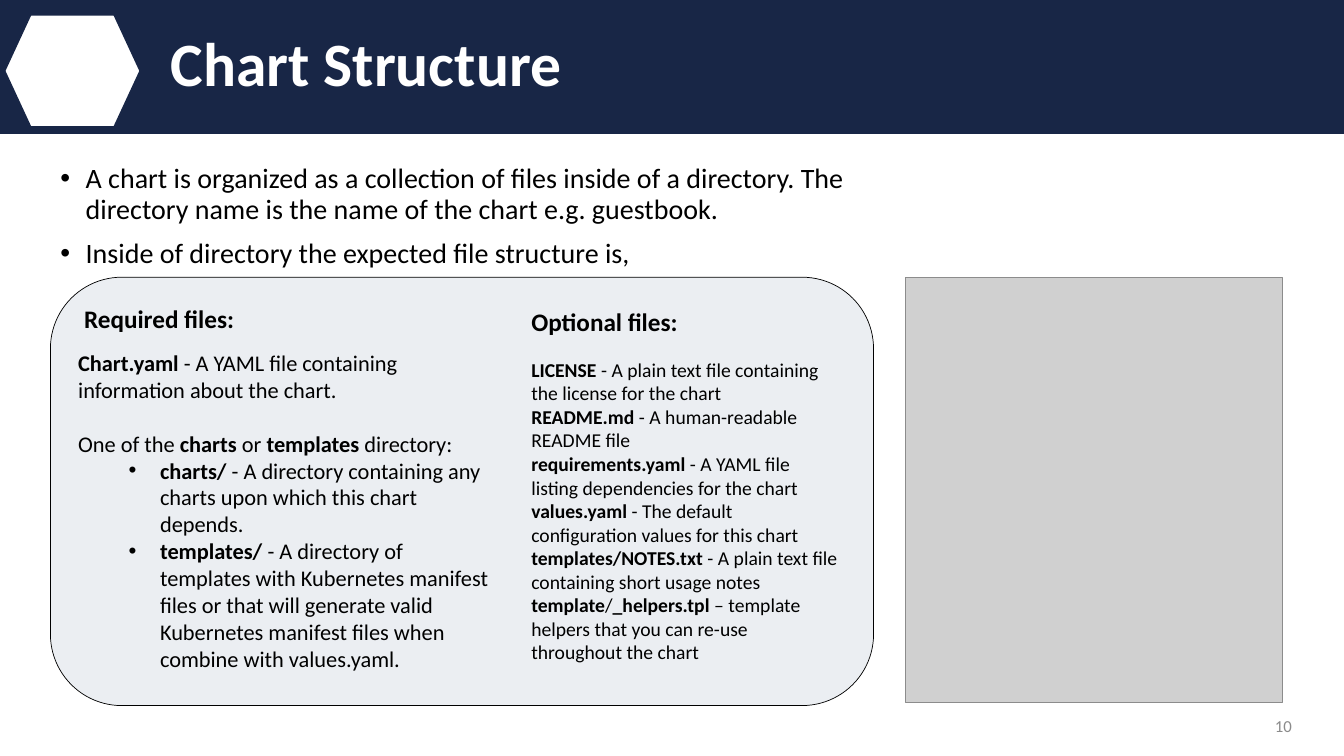
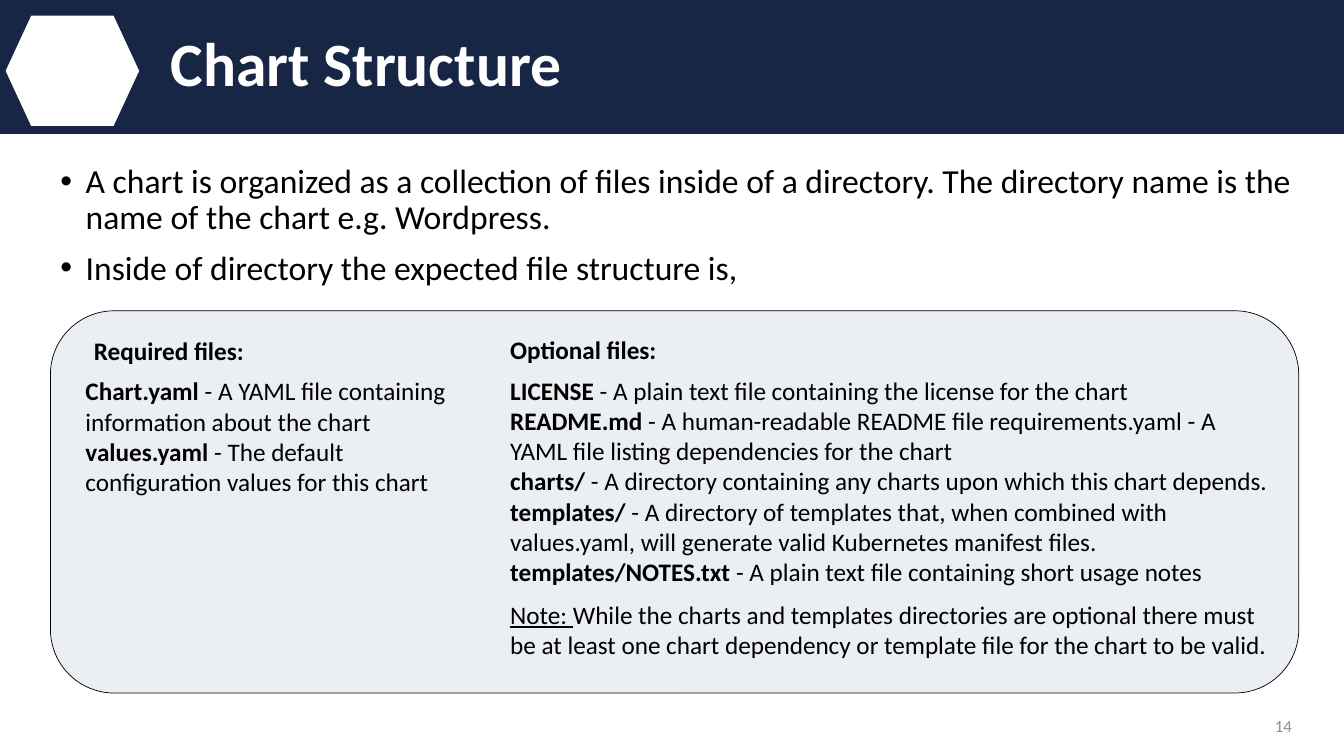
Before and after one commit to IBM/helm101, a slide deck: slide 14 of presentation/Helm.pptx (slide 10 before the commit). Drawn at 1344x756 pixels with LibreOffice and Linux fonts; fonts in the diff are those of the drawing; grey boxes stand for pictures; background and template pictures are left out. Boxes give left, top, right and bottom in pixels: in the first picture for what was removed or moved away, otherwise in the second. Text is boxed around its words. In the diff, an @@ line names an element or a change of style, - is before the commit and + after.

```diff
--- a/presentation/Helm.pptx
+++ b/presentation/Helm.pptx
@@ text at [86, 169, 1291, 235]: text changed; size 20 to 24 pt @@
-• A chart is organized as a collection of files inside of a directory. The directory name is the name of the chart e.g. guestbook.
+• A chart is organized as a collection of files inside of a directory. The directory name is the name of the chart e.g. Wordpress.
@@ text at [86, 256, 737, 286]: size 20 to 24 pt in "Inside of directory the expected file structure ..." @@
@@ picture removed at [905, 277, 1282, 703] @@
@@ rounded rectangle: place and size @@
-rounded rectangle at [50, 277, 874, 706]
+rounded rectangle at [50, 311, 1299, 693]
@@ text "Required files:": place and size @@
-text "Required files:" at [84, 310, 234, 332]
+text "Required files:" at [94, 342, 244, 364]
@@ text "Optional files:": place and size @@
-text "Optional files:" at [531, 313, 678, 335]
+text "Optional files:" at [510, 341, 657, 363]
@@ text at [85, 382, 445, 496]: text changed; size 16 to 18 pt @@
-Chart.yaml - A YAML file containing information about the chart.
-One of the charts or templates directory:
-  • charts/ - A directory containing any charts upon which this chart depends.
-  • templates/ - A directory of templates with Kubernetes manifest files or that will generate valid Kubernetes manifest files when combine with values.yaml.
+Chart.yaml - A YAML file containing information about the chart
+values.yaml - The default configuration values for this chart
@@ text "LICENSE - A plain text ...": place and size @@
-text "LICENSE - A plain text ..." at [531, 363, 838, 663]
+text "LICENSE - A plain text ..." at [510, 382, 1267, 586]
@@ text at [510, 382, 1202, 586]: size 14 to 18 pt in "LICENSE - A plain text file containing ...", "templates/NOTES.txt - A plain text file containing ..." @@
@@ text at [510, 412, 1267, 556]: text changed; size 14 to 18 pt @@
-README.md - A human-readable README file
-requirements.yaml - A YAML file listing dependencies for the chart
-values.yaml - The default configuration values for this chart
+README.md - A human-readable README file requirements.yaml - A YAML file listing dependencies for the chart
+charts/ - A directory containing any charts upon which this chart depends.
+templates/ - A directory of templates that, when combined with values.yaml, will generate valid Kubernetes manifest files.
@@ text at [531, 598, 800, 663]: paragraph removed @@
-template/_helpers.tpl – template helpers that you can re-use throughout the chart
@@ text added at [510, 606, 1266, 658], 18 pt, text #000000 @@
+Note: While the charts and templates directories are optional there must be at least one chart dependency or template file for the chart to be valid.
@@ page number at [1275, 721, 1292, 732]: text changed @@
-10
+14
```
Also in this commit, not shown: 15 other slides changed, 2 slides added, 11 slides removed.
